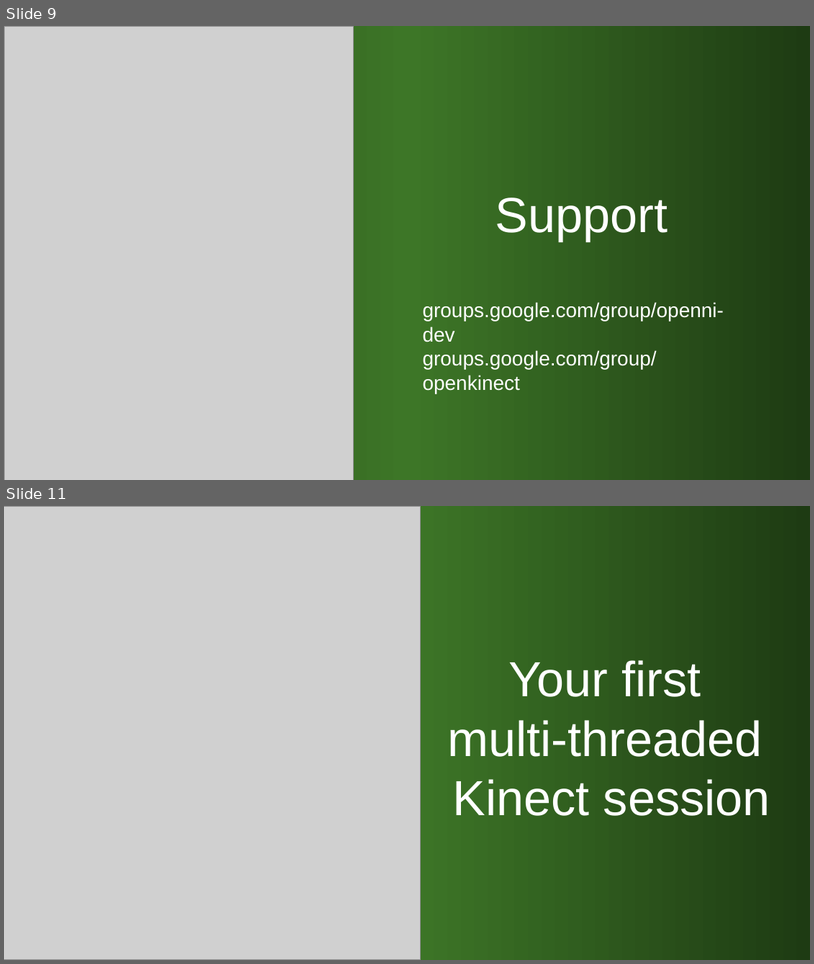
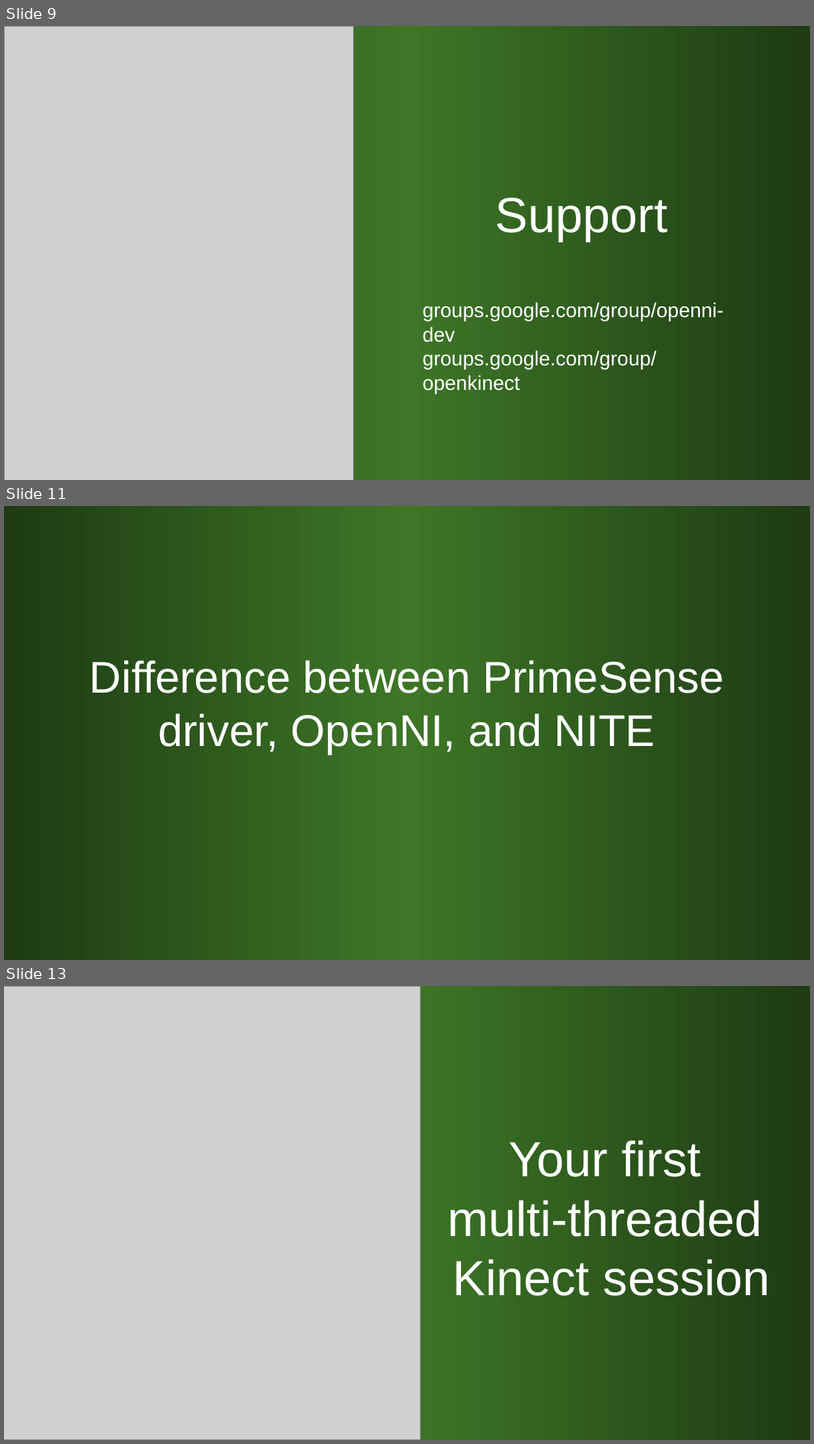
Before and after one commit to kindohm/kinect-nite-dev, a slide deck: slides/KinectDev.pptx. Shown one above the other, each under a label of ours: slides 9 and 11 before the commit, slides 9, 11 and 13 after it; the slides between them are not shown. The pictures are 814x964 and 814x1444 pixels, drawn with LibreOffice and Linux fonts; fonts in the diff are those of the drawing; grey boxes stand for pictures. Boxes give left, top, right and bottom in pixels: in the first picture for what was removed or moved away, otherwise in the second. Text is boxed around its words. In the diff, an @@ line names an element or a change of style, - is before the commit and + after.

```diff
--- a/slides/KinectDev.pptx
+++ b/slides/KinectDev.pptx
@@ slide 11 added at [4,506,810,960], background gradient #1E3B13 to #3D7627 @@
@@ title added at [90,660,724,754], 39.6 pt, text #FFFFFF @@
+Difference between PrimeSense driver, OpenNI, and NITE
@@ what was slide 11 is now slide 13 @@
```
Also in this commit, not shown: 7 slides changed, 3 other slides added, 1 other file.
